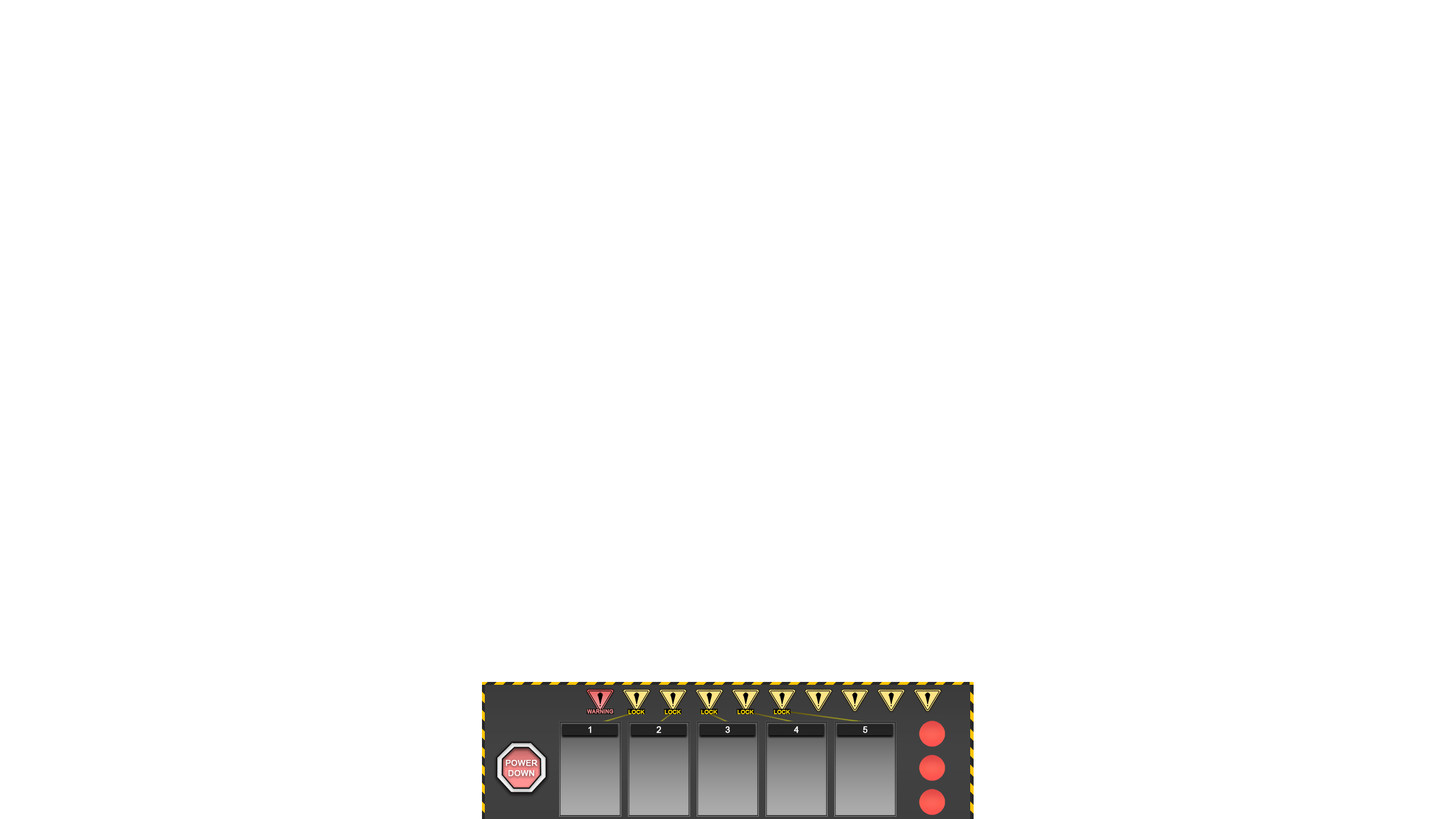
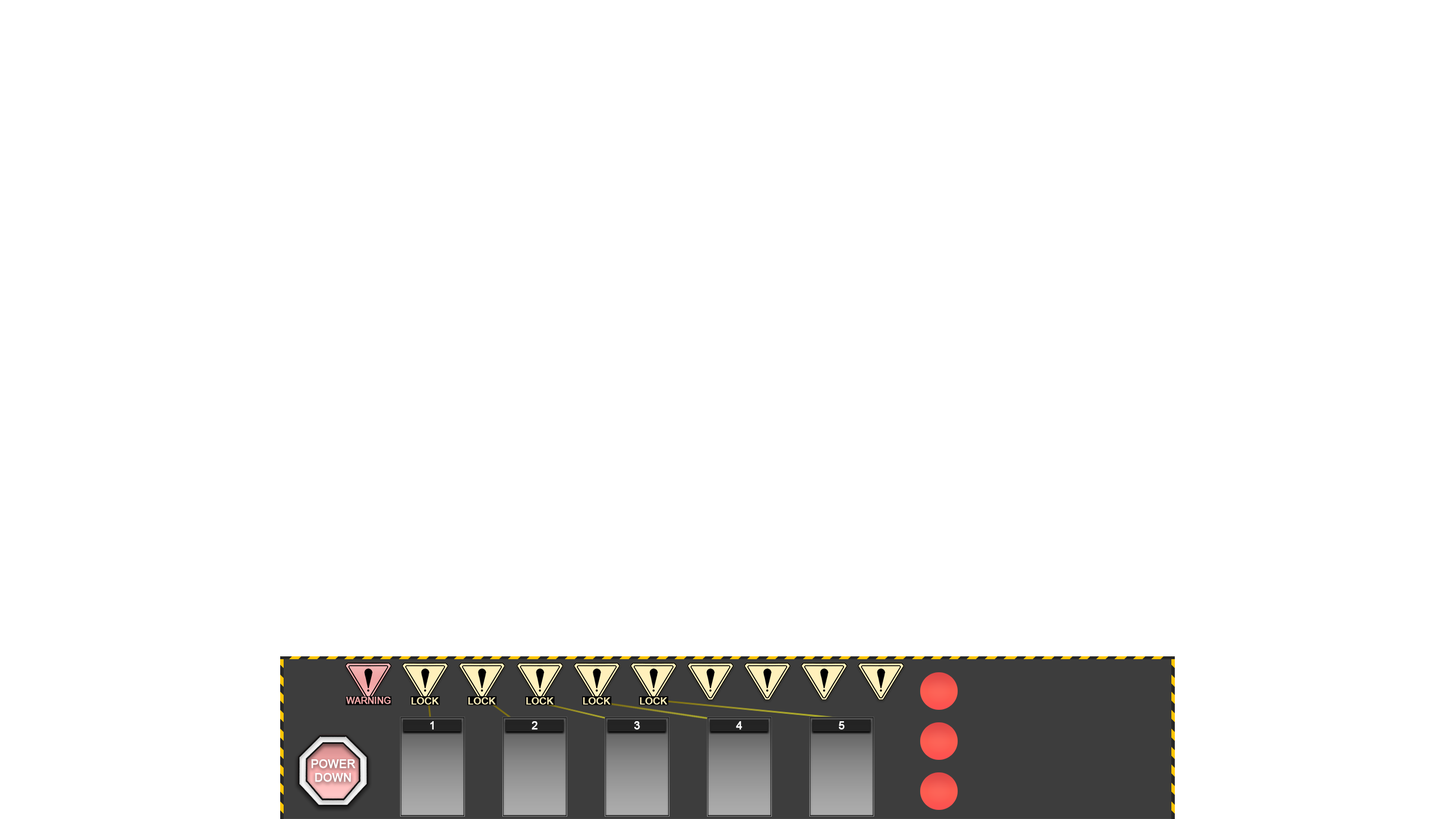
The second 1455x819 image is a revision of the first. Changes to its layers:
moved "DAMAGE" above "PowerDown" over (x1=343, y1=661, x2=943, y2=715)
moved "DamageTokenRedNotActive" above "DamageTokenNoDmgLockCard2", painted on it over (x1=343, y1=661, x2=616, y2=715)
moved "DamageTokenNoDmgLockCard2" above "DamageTokenNoDmgLockCard3", painted on it over (x1=400, y1=661, x2=688, y2=715)
moved "DamageTokenNoDmgLockCard3" above "DamageTokenNoDmgLockCard4", painted on it over (x1=457, y1=661, x2=725, y2=715)
moved "DamageTokenNoDmgLockCard4" above "DamageTokenNoDmgLockCard5", painted on it over (x1=515, y1=661, x2=761, y2=715)
painted on "DamageTokenNoDmgLockCard5" over (x1=571, y1=661, x2=798, y2=715)
painted on "PowerDownNotActive" over (x1=293, y1=732, x2=551, y2=812)
painted on "BG" (1st of 7, in "CARDSLOT" › "CARDSLOT5") over (x1=809, y1=716, x2=897, y2=817)
painted on "Layer 12" (2nd of 5, in "CARDSLOT" › "CARDSLOT4" › "Card") over (x1=707, y1=716, x2=828, y2=816)
painted on "BG" (2nd of 7, in "CARDSLOT" › "CARDSLOT4") over (x1=707, y1=716, x2=828, y2=817)
painted on "Layer 12" (3rd of 5, in "CARDSLOT" › "CARDSLOT3" › "Card") over (x1=605, y1=716, x2=759, y2=816)
painted on "BG" (3rd of 7, in "CARDSLOT" › "CARDSLOT3") over (x1=604, y1=716, x2=759, y2=817)
painted on "Layer 12" (4th of 5, in "CARDSLOT" › "CARDSLOT2" › "Card") over (x1=503, y1=716, x2=690, y2=816)
painted on "BG" (4th of 7, in "CARDSLOT" › "CARDSLOT2") over (x1=502, y1=716, x2=691, y2=817)
painted on "Layer 12" (5th of 5, in "CARDSLOT" › "CARDSLOT" › "Card") over (x1=400, y1=716, x2=621, y2=816)
painted on "BG" (5th of 7, in "CARDSLOT" › "CARDSLOT") over (x1=400, y1=716, x2=622, y2=817)
painted on "Layer 19 copy 11" over (x1=280, y1=656, x2=970, y2=718)
painted on "Layer 19 copy 5" over (x1=280, y1=691, x2=530, y2=819)
renamed "Layer 16" to "BG", moved it below "Layer 19", painted on it over (x1=280, y1=656, x2=1176, y2=819)
…and 45 more changes (15 added, 20 painted, 10 removed, 6 renamed, 7 stack)
